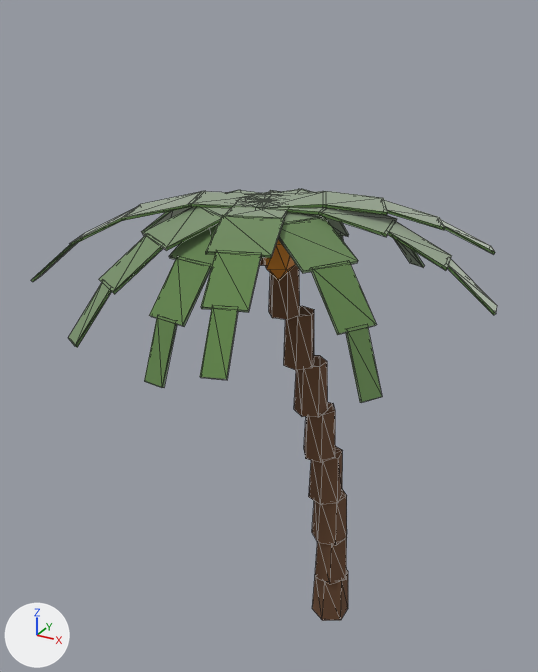
Two versions of the glTF model assets/nature/palm_c.glb, one commit apart.
One viewpoint serves both versions: a 50 mm lens placed at (4.95, -8.78, 9.8), pointed at (-0.02, 0.25, 5.28). Every picture has the same lights, and +X, +Y and +Z are marked at lower left. The picture after the commit comes second. Mesh edges are drawn as thin lines. Vertices at exactly the same position are counted once.

The older version as bpy lines, for what is in view:
```python
me_palm = bpy.data.meshes.new('Palm')
me_palm.from_pydata(...)  # 496 vertices, 768 faces; spans x -3.22..3.22, y -2.8..2.8, z 0.0..7.48
# faces by material slot: [180, 528, 60]
me_palm.materials.append(mat_trunk)  # brown #6b4a32
me_palm.materials.append(mat_frond)  # dark green #4f7a2c
me_palm.materials.append(mat_dates)  # orange #e08a1e
ob_palm = bpy.data.objects.new('Palm', me_palm)
ob_palm.location = (0.0, 0.0, 0.0)
```
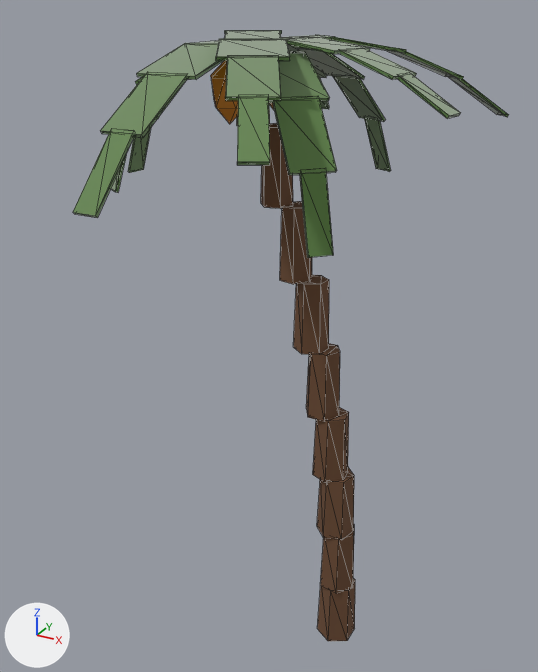
Boxes (x1, y1, x2, y2) around the edits, measured in the pictures (538 x 672 px; the box of a moved part takes in the faces that stretch with it):
'Palm', reshaped (6% narrower, 41% taller)
    before: (31, 189, 497, 621)
    after: (73, 30, 509, 641)
part 1 of me_palm, moved or reshaped
    before: (312, 570, 348, 621)
    after: (317, 578, 355, 641)
part 2 of me_palm, moved or reshaped
    before: (315, 537, 347, 585)
    after: (320, 525, 354, 594)
part 3 of me_palm, moved or reshaped
    before: (312, 489, 347, 546)
    after: (317, 467, 354, 539)
part 4 of me_palm, moved or reshaped
    before: (309, 446, 343, 505)
    after: (313, 407, 349, 483)
part 5 of me_palm, moved or reshaped
    before: (304, 402, 335, 463)
    after: (306, 344, 340, 422)
part 6 of me_palm, moved or reshaped
    before: (294, 355, 328, 417)
    after: (294, 275, 329, 354)
part 7 of me_palm, moved or reshaped
    before: (284, 306, 314, 370)
    after: (280, 201, 312, 284)
part 8 of me_palm, moved or reshaped
    before: (269, 263, 300, 320)
    after: (261, 123, 293, 208)
part 9 of me_palm, moved or reshaped
    before: (260, 257, 265, 265)
    after: (237, 103, 270, 126)
part 10 of me_palm, moved or reshaped
    before: (393, 238, 424, 268)
    after: (364, 118, 391, 171)
part 11 of me_palm, moved or reshaped (mostly hidden)
    before: (320, 215, 349, 237)
    after: (313, 66, 327, 78)
part 12 of me_palm, moved or reshaped (not visible before)
    after: (319, 77, 329, 109)
part 13 of me_palm, moved or reshaped (not visible before)
    after: (224, 30, 281, 39)
part 14 of me_palm, moved or reshaped (not visible before)
    after: (128, 128, 151, 173)
part 15 of me_palm, moved or reshaped (mostly hidden afterwards)
    before: (280, 256, 295, 279)
    after: (269, 103, 274, 109)
part 16 of me_palm, moved or reshaped (not visible before)
    after: (212, 62, 238, 124)
part 17 of me_palm, moved or reshaped (mostly hidden afterwards)
    before: (264, 239, 290, 281)
    after: (211, 60, 227, 95)
part 18 of me_palm, moved or reshaped
    before: (31, 189, 497, 403)
    after: (73, 31, 509, 258)

The change, as a diff of the scene's bpy script:
```diff
--- a/assets/nature/palm_c.glb.py
+++ b/assets/nature/palm_c.glb.py
@@ me_palm @@
-me_palm.from_pydata(...)  # 496 vertices, 768 faces; spans x -3.22..3.22, y -2.8..2.8, z 0.0..7.48
+me_palm.from_pydata(...)  # 496 vertices, 768 faces; spans x -2.64..2.64, y -3.23..3.23, z 0.0..9.52
+# me_palm part 1: the loose piece of 12 vertices spanning x 0.68..1.24, y 0.4..1.04, z 0.0..0.84 is scaled about its middle by (1, 1, 1.27), then moved by (0.28, -0.38, 0.11)
+# me_palm part 2: the loose piece of 12 vertices spanning x 0.64..1.26, y 0.42..0.99, z 0.82..1.66 is scaled about its middle by (1, 1, 1.27), then moved by (0.27, -0.37, 0.34)
+# me_palm part 3: the loose piece of 12 vertices spanning x 0.62..1.2, y 0.38..0.96, z 1.64..2.48 is scaled about its middle by (1, 1, 1.27), then moved by (0.24, -0.34, 0.56)
+# me_palm part 4: the loose piece of 12 vertices spanning x 0.58..1.11, y 0.33..0.89, z 2.46..3.3 is scaled about its middle by (1, 1, 1.27), then moved by (0.2, -0.29, 0.78)
+# me_palm part 5: the loose piece of 12 vertices spanning x 0.48..1.02, y 0.29..0.76, z 3.29..4.12 is scaled about its middle by (1, 1, 1.27), then moved by (0.13, -0.22, 1.0)
+# me_palm part 6: the loose piece of 12 vertices spanning x 0.39..0.86, y 0.16..0.67, z 4.11..4.94 is scaled about its middle by (1, 1, 1.27), then moved by (0.04, -0.13, 1.23)
+# me_palm part 7: the loose piece of 12 vertices spanning x 0.24..0.72, y 0.04..0.52, z 4.93..5.77 is scaled about its middle by (1, 1, 1.27), then moved by (-0.06, -0.02, 1.45)
+# me_palm part 8: the loose piece of 12 vertices spanning x 0.07..0.53, y -0.1..0.34, z 5.75..6.59 is scaled about its middle by (1, 1, 1.27), then moved by (-0.19, 0.11, 1.67)
+# me_palm part 9: the loose piece of 12 vertices spanning x -0.1..0.3, y -0.29..0.16, z 6.57..7.41 is scaled about its middle by (1, 1, 1.27), then moved by (-0.33, 0.26, 1.89)
+# me_palm part 10: the loose piece of 8 vertices spanning x 1.01..1.56, y 2.09..2.8, z 5.91..6.65 is multiplied about its middle by the matrix ((0.94, -0.012, 0.141), (-0.032, 0.905, 0.29), (-0.137, -0.291, 0.895)), then moved by (-0.51, -0.18, 1.62)
+# me_palm part 11: the loose piece of 8 vertices spanning x -0.14..0.42, y 1.47..2.14, z 6.42..7.03 is multiplied about its middle by the matrix ((0.977, -0.138, 0.03), (0.141, 0.946, -0.244), (0.006, 0.246, 0.956)), then moved by (-0.61, 0.32, 2.3)
+# me_palm part 12: the loose piece of 8 vertices spanning x 0.0..0.31, y 2.07..2.52, z 5.7..6.47 is multiplied about its middle by the matrix ((0.973, -0.134, 0.039), (0.14, 0.918, -0.321), (0.007, 0.324, 0.928)), then moved by (-0.7, 0.47, 2.47)
+# me_palm part 13: the loose piece of 8 vertices spanning x -0.74..0.4, y -0.33..0.82, z 7.29..7.42 is multiplied about its middle by the matrix ((0.992, 0.21, 0.108), (-0.187, 0.984, -0.19), (-0.143, 0.165, 0.996)), then moved by (-0.27, 0.32, 2.1)
+# me_palm part 14: the loose piece of 8 vertices spanning x -2.57..-1.99, y 0.11..0.49, z 6.03..6.7 is multiplied about its middle by the matrix ((1.001, 0.013, -0.348), (0.006, 1.059, 0.055), (0.348, -0.054, 1.0)), then moved by (-0.17, 0.25, 1.51)
+# me_palm part 15: the loose piece of 12 vertices spanning x 0.21..0.65, y -0.5..-0.08, z 6.4..7.2 is moved by (-0.35, 0.74, 2.01)
+# me_palm part 16: the loose piece of 12 vertices spanning x -0.42..0.03, y -0.54..-0.12, z 6.4..7.2 is moved by (-0.18, 0.16, 2.01)
+# me_palm part 17: the loose piece of 12 vertices spanning x 0.21..0.65, y -0.51..-0.08, z 6.4..7.2 is moved by (-1.06, 0.51, 2.01)
+# me_palm part 18: 280 of 496 vertices moved; they spanned x -3.22..3.22, y -2.8..2.33, z 5.57..7.48 and now span x -2.41..2.64, y -3.23..2.74, z 7.29..9.52; mean shift (-0.23, 0.23, 1.97); largest move (3.22, 0.38, 6.23) -> (2.59, -0.39, 8.72)
+# other edits to the shape of me_palm do not show in these pictures
 me_palm.materials.append(mat_trunk)
```
